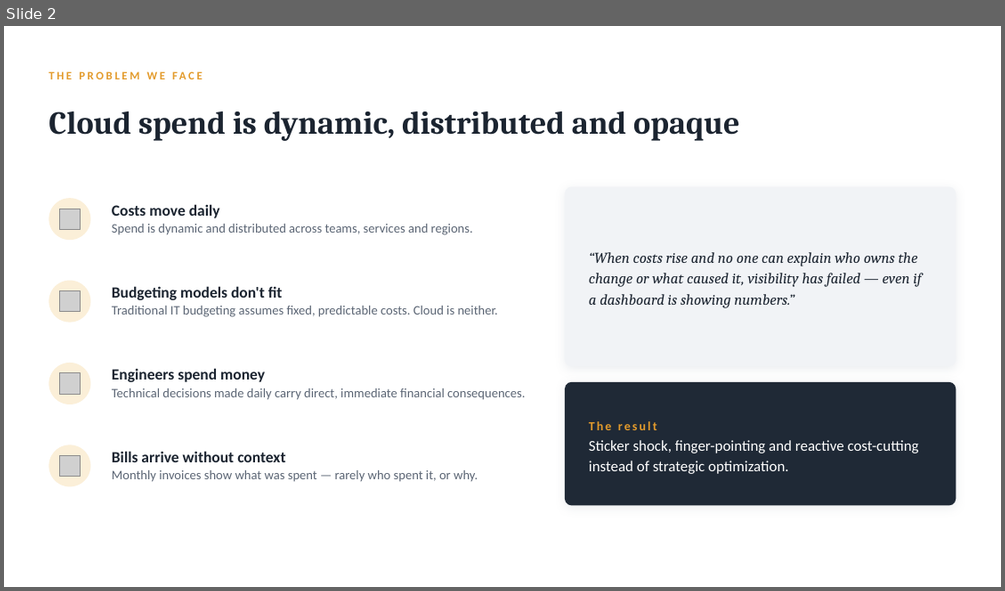
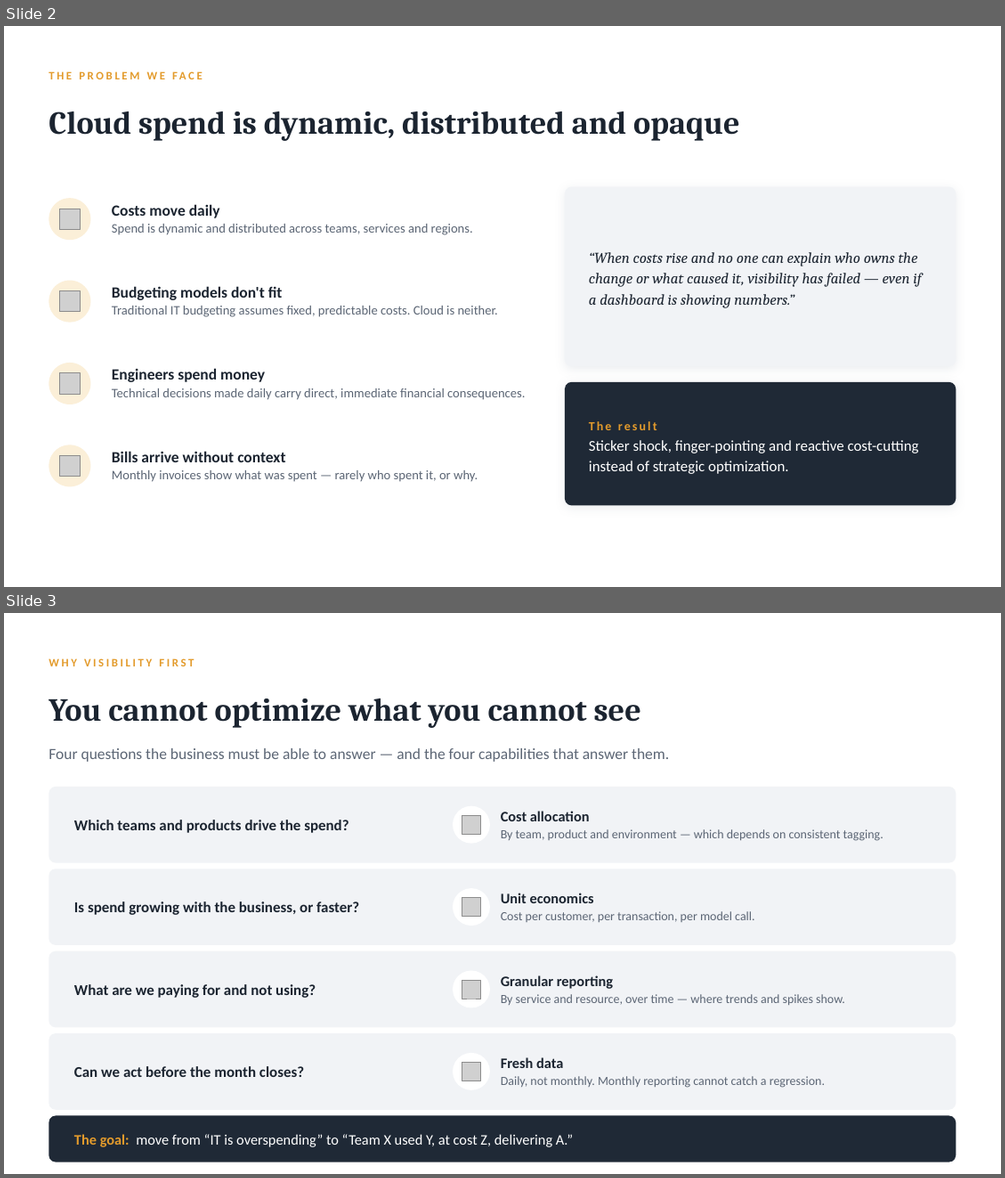
Before and after one commit to arielga5-code/Finops, a slide deck: presentations/finops-gaining-visibility-cfo.pptx. Shown one above the other, each under a label of ours: slide 2 before the commit, slides 2 and 3 after it. The pictures are 1005x591 and 1005x1178 pixels, drawn with LibreOffice and Linux fonts; fonts in the diff are those of the drawing; grey boxes stand for pictures. Boxes give left, top, right and bottom in pixels: in the first picture for what was removed or moved away, otherwise in the second. Text is boxed around its words. In the diff, an @@ line names an element or a change of style, - is before the commit and + after.

```diff
--- a/presentations/finops-gaining-visibility-cfo.pptx
+++ b/presentations/finops-gaining-visibility-cfo.pptx
@@ slide 3 added at (x1=4, y1=613, x2=1001, y2=1174), background #FFFFFF @@
@@ text added at (x1=48, y1=658, x2=194, y2=666), 11 pt, text #E39B2C, bold @@
+WHY VISIBILITY FIRST
@@ text added at (x1=48, y1=698, x2=641, y2=728), 31 pt, text #1B2430, bold @@
+You cannot optimize what you cannot see
@@ text added at (x1=48, y1=748, x2=669, y2=762), 15 pt, text #5C6675 @@
+Four questions the business must be able to answer — and the four capabilities that answer them.
@@ rounded rectangle added at (x1=48, y1=787, x2=956, y2=863), fill #F1F3F6 @@
@@ text added at (x1=74, y1=819, x2=348, y2=833), 14.5 pt, text #1B2430, bold @@
+Which teams and products drive the spend?
@@ ellipse added at (x1=453, y1=806, x2=490, y2=844), fill #FFFFFF @@
@@ picture added at (x1=461, y1=816, x2=480, y2=835) @@
@@ text added at (x1=501, y1=811, x2=883, y2=841), 12 pt, text #5C6675 @@
+Cost allocation
+By team, product and environment — which depends on consistent tagging.
@@ rounded rectangle added at (x1=48, y1=868, x2=956, y2=945), fill #F1F3F6 @@
@@ text added at (x1=74, y1=901, x2=359, y2=915), 14.5 pt, text #1B2430, bold @@
+Is spend growing with the business, or faster?
@@ ellipse added at (x1=453, y1=888, x2=490, y2=925), fill #FFFFFF @@
@@ picture added at (x1=461, y1=898, x2=480, y2=916) @@
@@ text added at (x1=501, y1=892, x2=754, y2=922), 12 pt, text #5C6675 @@
+Unit economics
+Cost per customer, per transaction, per model call.
@@ rounded rectangle added at (x1=48, y1=951, x2=956, y2=1027), fill #F1F3F6 @@
@@ text added at (x1=74, y1=984, x2=316, y2=997), 14.5 pt, text #1B2430, bold @@
+What are we paying for and not using?
@@ ellipse added at (x1=453, y1=971, x2=490, y2=1008), fill #FFFFFF @@
@@ picture added at (x1=461, y1=981, x2=480, y2=999) @@
@@ text added at (x1=501, y1=975, x2=845, y2=1005), 12 pt, text #5C6675 @@
+Granular reporting
+By service and resource, over time — where trends and spikes show.
@@ rounded rectangle added at (x1=48, y1=1033, x2=956, y2=1110), fill #F1F3F6 @@
@@ text added at (x1=74, y1=1066, x2=304, y2=1077), 14.5 pt, text #1B2430, bold @@
+Can we act before the month closes?
@@ ellipse added at (x1=453, y1=1053, x2=490, y2=1090), fill #FFFFFF @@
@@ picture added at (x1=461, y1=1062, x2=480, y2=1080) @@
@@ text added at (x1=501, y1=1057, x2=825, y2=1087), 12 pt, text #5C6675 @@
+Fresh data
+Daily, not monthly. Monthly reporting cannot catch a regression.
@@ rounded rectangle added at (x1=48, y1=1116, x2=956, y2=1162), fill #1F2936 @@
@@ text added at (x1=74, y1=1134, x2=573, y2=1147), 14 pt, text #FFFFFF @@
+The goal: move from “IT is overspending” to “Team X used Y, at cost Z, delivering A.”
```
Also in this commit, not shown: 1 slide changed, 5 other slides added, 18 slides removed, 9 other files.
